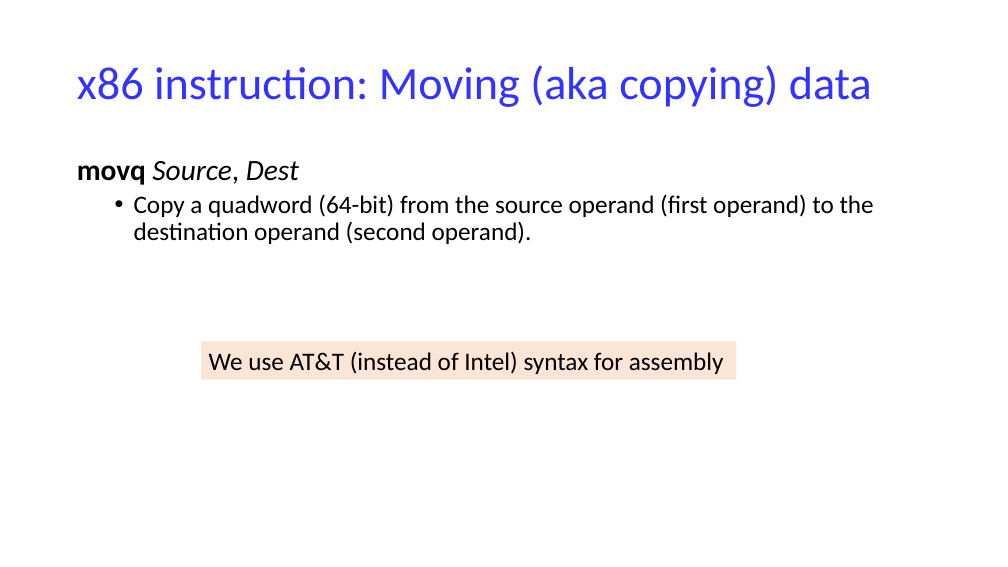
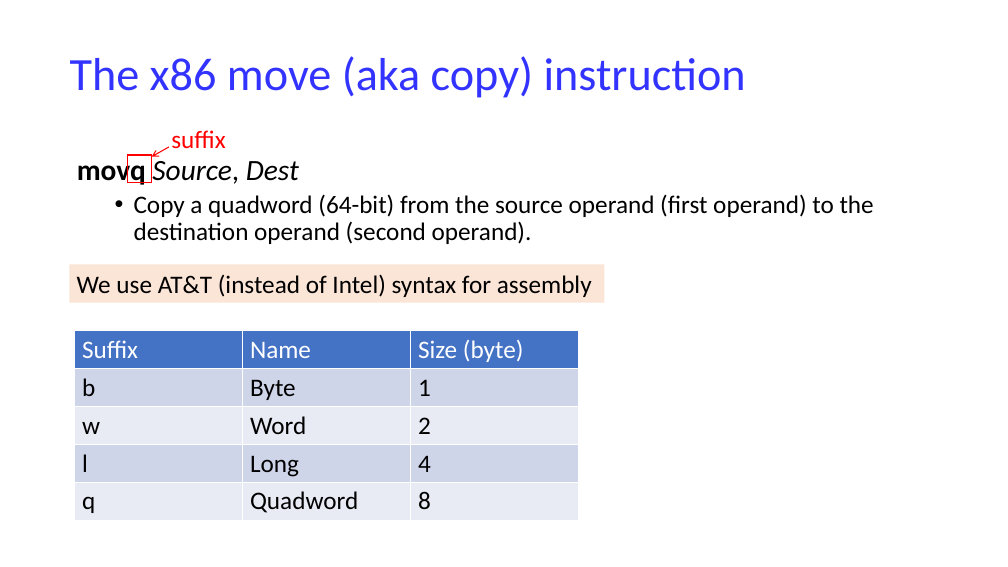
Before and after one commit to NYU-CSO/nyu-cso.github.io, a slide deck: slide 4 of notes/07-Machine_Basics_cont.pptx. Drawn at 1008x567 pixels with LibreOffice and Linux fonts; fonts in the diff are those of the drawing. Boxes give left, top, right and bottom in pixels: in the first picture for what was removed or moved away, otherwise in the second. Text is boxed around its words. In the diff, an @@ line names an element or a change of style, - is before the commit and + after.

```diff
--- a/notes/07-Machine_Basics_cont.pptx
+++ b/notes/07-Machine_Basics_cont.pptx
@@ title at (70,56,746,98): text changed @@
-x86 instruction: Moving (aka copying) data
+The x86 move (aka copy) instruction
@@ arrow added from (169, 147) to (152, 157), #FF0000 1 pt @@
@@ text added at (171,130,225,149), 24 pt, text #FF0000 @@
+suffix
@@ rectangle added at (128,155,152,183), outline #FF0000 1.5 pt @@
@@ rectangle "We use AT&T (instead of ...": place and size @@
-rectangle "We use AT&T (instead of ..." at (201,342,737,380)
+rectangle "We use AT&T (instead of ..." at (70,265,605,302)
@@ table added at (75,331,578,520), 5 rows, 3 columns @@
+Suffix | Name | Size (byte)
+b | Byte | 1
+w | Word | 2
+l | Long | 4
+q | Quadword | 8
```
Also in this commit, not shown: 7 other slides changed, 4 slides removed, 1 other file.
